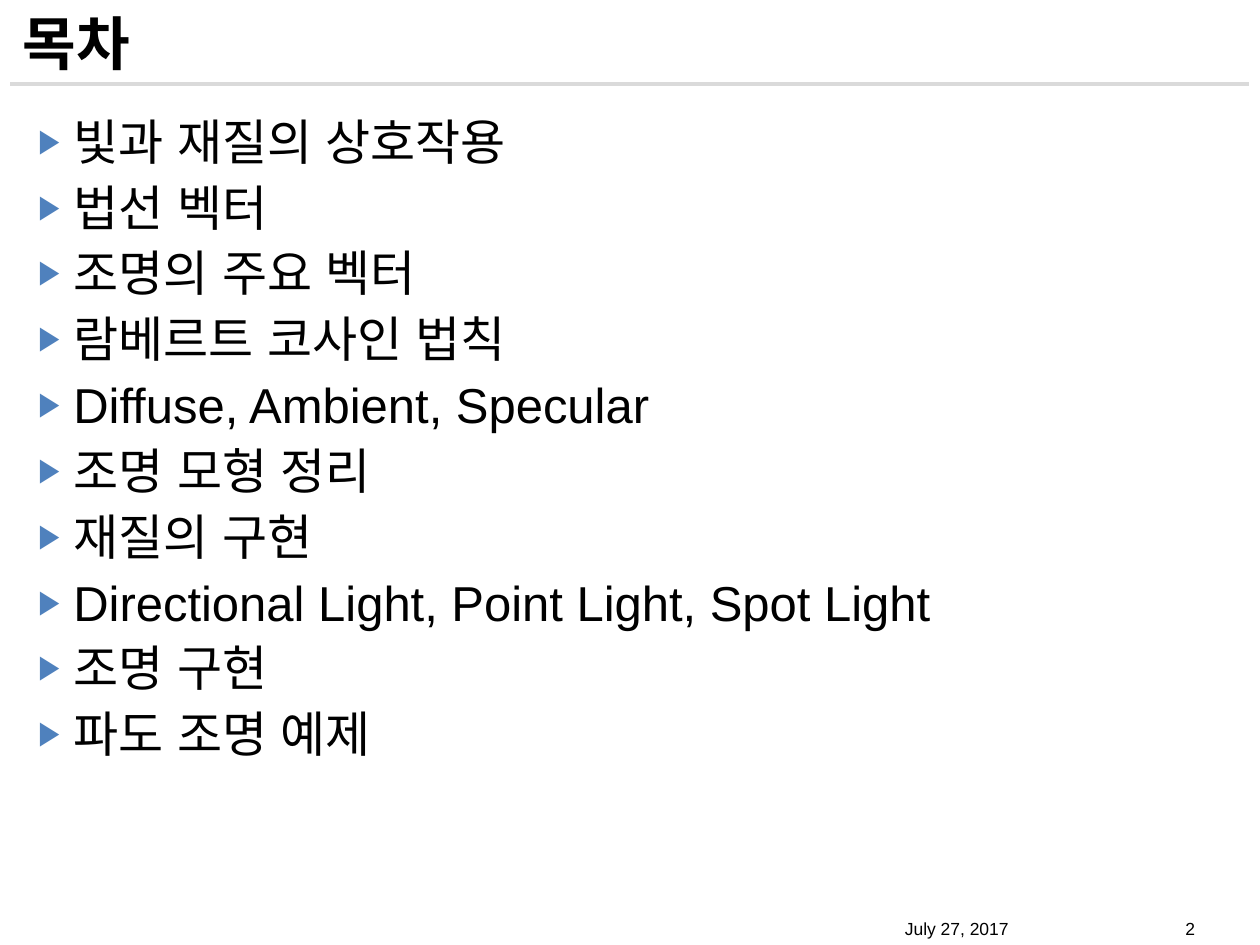
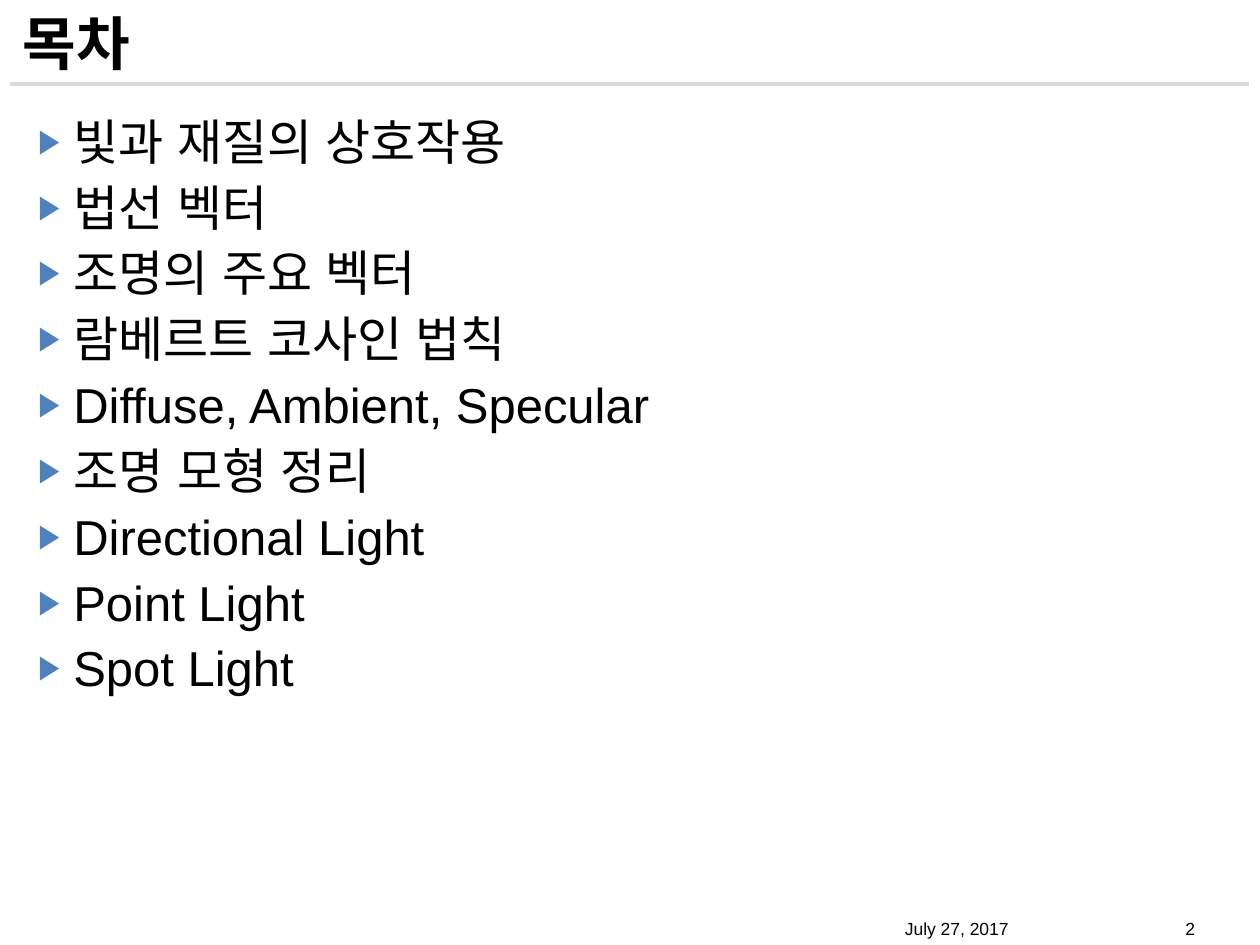
Before and after one commit to GomTangOng/Semina-Directx12, a slide deck: slide 2 of DX12_PROJECT/Presentation/DirectX12_CH8_조명.pptx. Drawn at 1260x945 pixels with LibreOffice and Linux fonts; fonts in the diff are those of the drawing; background and template pictures are left out. Boxes give left, top, right and bottom in pixels: in the first picture for what was removed or moved away, otherwise in the second. Text is boxed around its words. In the diff, an @@ line names an element or a change of style, - is before the commit and + after.

Commit message:
Fix CH8 Lighting

```diff
--- a/DX12_PROJECT/Presentation/DirectX12_CH8_조명.pptx
+++ b/DX12_PROJECT/Presentation/DirectX12_CH8_조명.pptx
@@ text at [73,519,424,696]: text changed @@
-▶ 재질의 구현
-▶ Directional Light, Point Light, Spot Light
-▶ 조명 구현
-▶ 파도 조명 예제
+▶ Directional Light
+▶ Point Light
+▶ Spot Light
```
Also in this commit, not shown: 3 other slides changed, 5 slides added.
